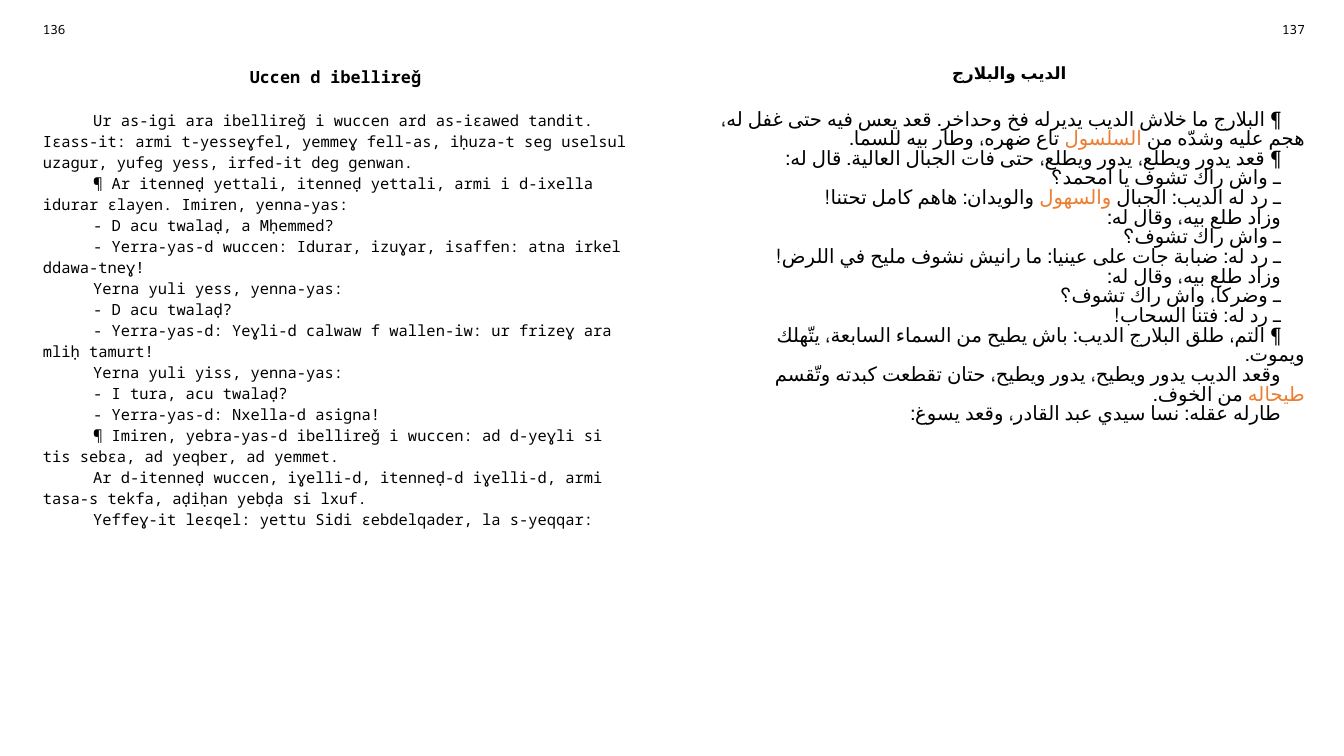
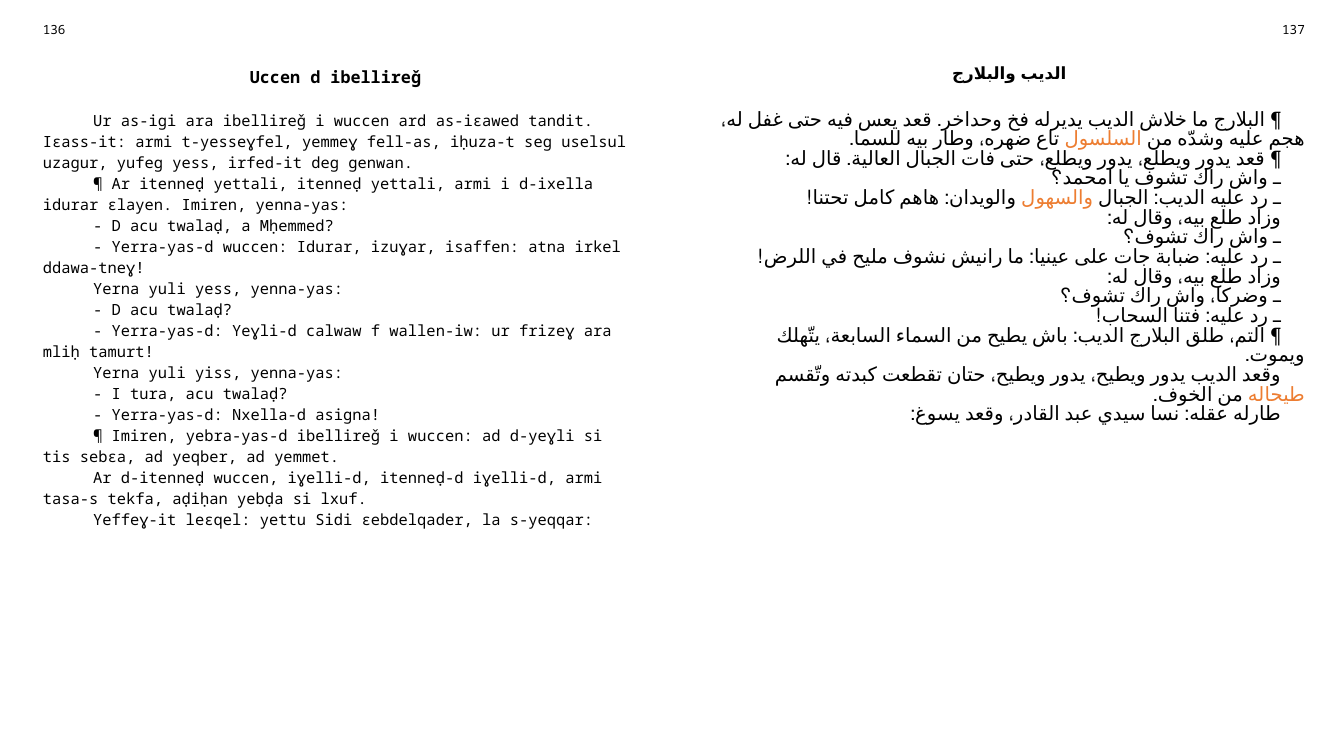
Before and after one commit to sferhah/tamacahut_n_wuccen, a slide deck: slide 64 of Uccen.ConsoleApp/uccen.arq.pptx. Drawn at 1344x756 pixels with LibreOffice and Linux fonts; fonts in the diff are those of the drawing. Boxes give left, top, right and bottom in pixels: in the first picture for what was removed or moved away, otherwise in the second. Text is boxed around its words. In the diff, an @@ line names an element or a change of style, - is before the commit and + after.

```diff
--- a/Uccen.ConsoleApp/uccen.arq.pptx
+++ b/Uccen.ConsoleApp/uccen.arq.pptx
@@ table at (32,16,1315,729) @@
-row 3, column 3: ¶ البلارج ما خلاش الديب يديرله فخ وحداخر. قعد يعس فيه حتى غفل له، هجم عليه وشدّه من السلسول تاع ضهره، وطار بيه للسما. / ¶ قعد يدور ويطلع، يدور ويطلع، حتى فات الجبال العالية. قال له: / ـ واش راك تشوف يا امحمد؟ / ـ رد له الديب: الجبال والسهول والويدان: هاهم كامل تحتنا! / وزاد طلع بيه، وقال له: / ـ واش راك تشوف؟ / ـ رد له: ضبابة جات على عينيا: ما رانيش نشوف مليح في اللرض! / وزاد طلع بيه، وقال له: / ـ وضركا، واش راك تشوف؟ / ـ رد له: فتنا السحاب! / ¶ التم، طلق البلارج الديب: باش يطيح من السماء السابعة، يتّهلك ويموت. / وقعد الديب يدور ويطيح، يدور ويطيح، حتان تقطعت كبدته وتّقسم طيحاله من الخوف. / طارله عقله: نسا سيدي عبد القادر، وقعد يسوغ:
+row 3, column 3: ¶ البلارج ما خلاش الديب يديرله فخ وحداخر. قعد يعس فيه حتى غفل له، هجم عليه وشدّه من السلسول تاع ضهره، وطار بيه للسما. / ¶ قعد يدور ويطلع، يدور ويطلع، حتى فات الجبال العالية. قال له: / ـ واش راك تشوف يا امحمد؟ / ـ رد عليه الديب: الجبال والسهول والويدان: هاهم كامل تحتنا! / وزاد طلع بيه، وقال له: / ـ واش راك تشوف؟ / ـ رد عليه: ضبابة جات على عينيا: ما رانيش نشوف مليح في اللرض! / وزاد طلع بيه، وقال له: / ـ وضركا، واش راك تشوف؟ / ـ رد عليه: فتنا السحاب! / ¶ التم، طلق البلارج الديب: باش يطيح من السماء السابعة، يتّهلك ويموت. / وقعد الديب يدور ويطيح، يدور ويطيح، حتان تقطعت كبدته وتّقسم طيحاله من الخوف. / طارله عقله: نسا سيدي عبد القادر، وقعد يسوغ:
```
Also in this commit, not shown: 12 other slides changed, 1 other file.
